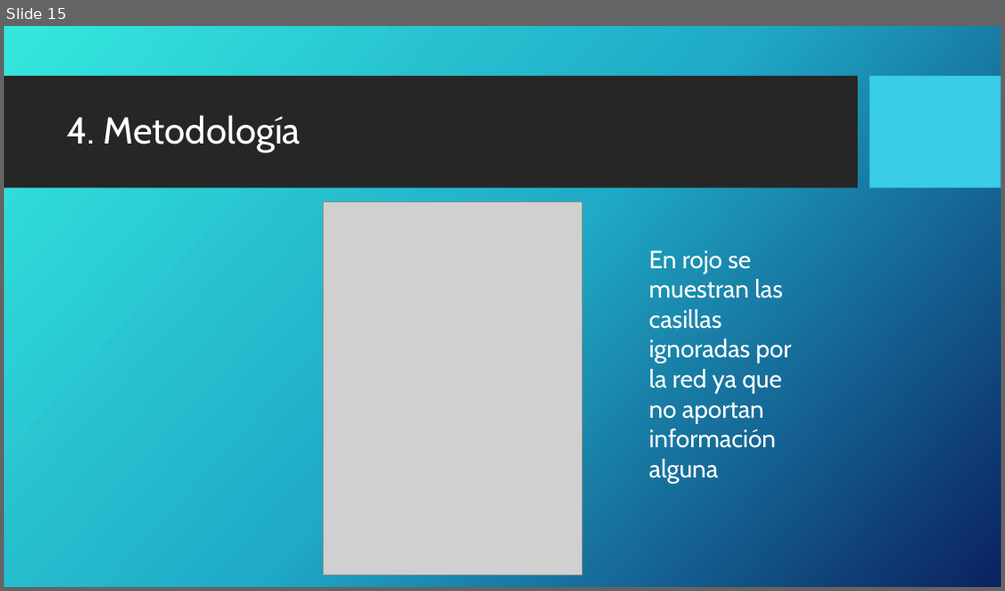
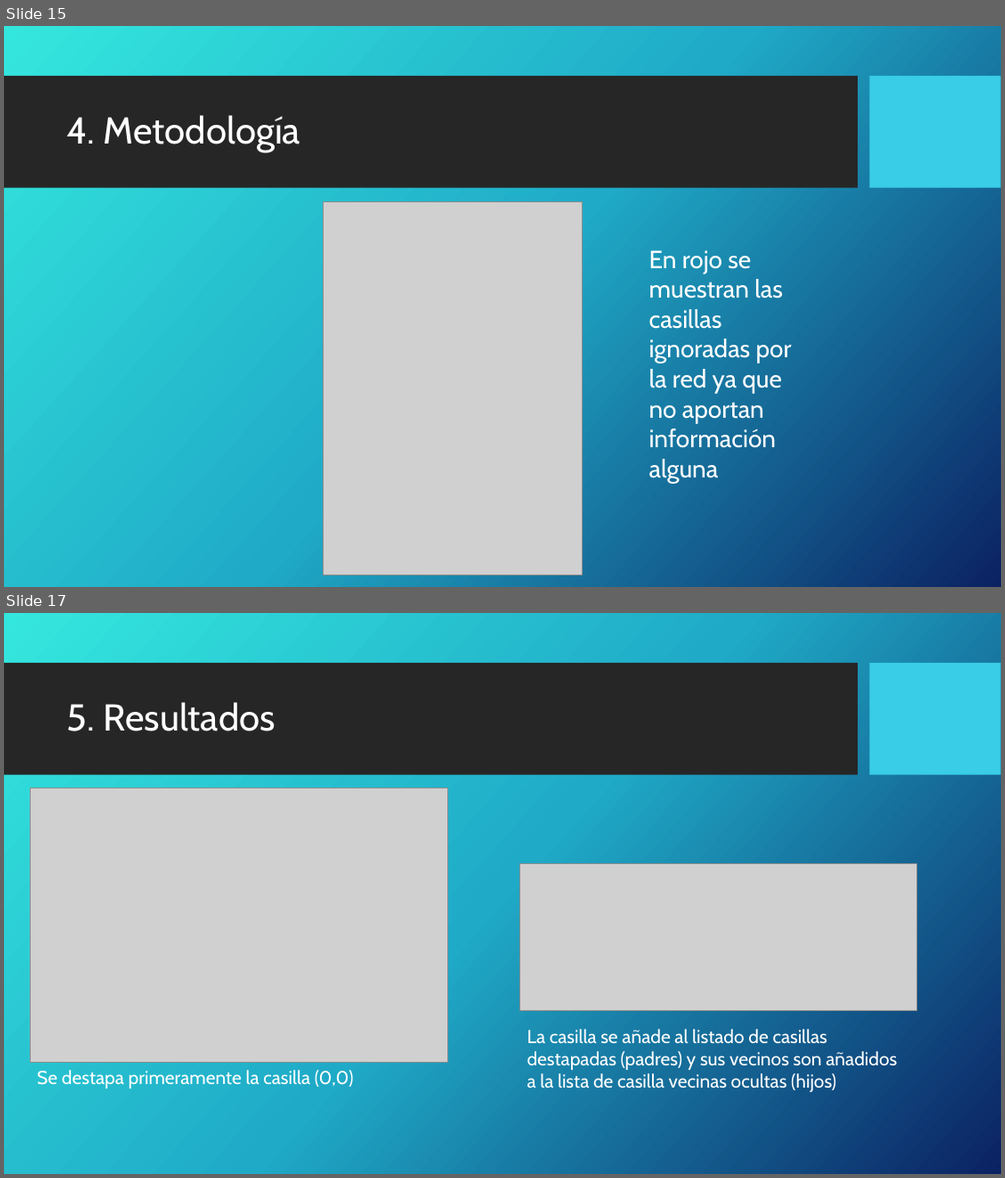
Before and after one commit to luciadcf/Trabajo-IA-Tetris, a slide deck: El Buscaminas.pptx. Shown one above the other, each under a label of ours: slide 15 before the commit, slides 15 and 17 after it; the slides between them are not shown. The pictures are 1005x591 and 1005x1178 pixels, drawn with LibreOffice and Linux fonts; fonts in the diff are those of the drawing; grey boxes stand for pictures; background and template pictures are left out. Boxes give left, top, right and bottom in pixels: in the first picture for what was removed or moved away, otherwise in the second. Text is boxed around its words. In the diff, an @@ line names an element or a change of style, - is before the commit and + after.

```diff
--- a/El Buscaminas.pptx
+++ b/El Buscaminas.pptx
@@ slide 17 added at (4, 613, 1001, 1174), background picture (left out); not listed: 2 template elements that a slide beside it also shows @@
@@ title added at (67, 702, 275, 731), 36 pt, text #FFFFFF @@
+5. Resultados
@@ picture added at (30, 787, 447, 1062) @@
@@ picture added at (520, 864, 917, 1011) @@
@@ text added at (527, 1029, 897, 1092), 18 pt, text #FFFFFF @@
+La casilla se añade al listado de casillas destapadas (padres) y sus vecinos son añadidos a la lista de casilla vecinas ocultas (hijos)
@@ text added at (37, 1070, 354, 1088), 18 pt, text #FFFFFF @@
+Se destapa primeramente la casilla (0,0)
```
Also in this commit, not shown: 2 slides changed, 2 other slides added.
